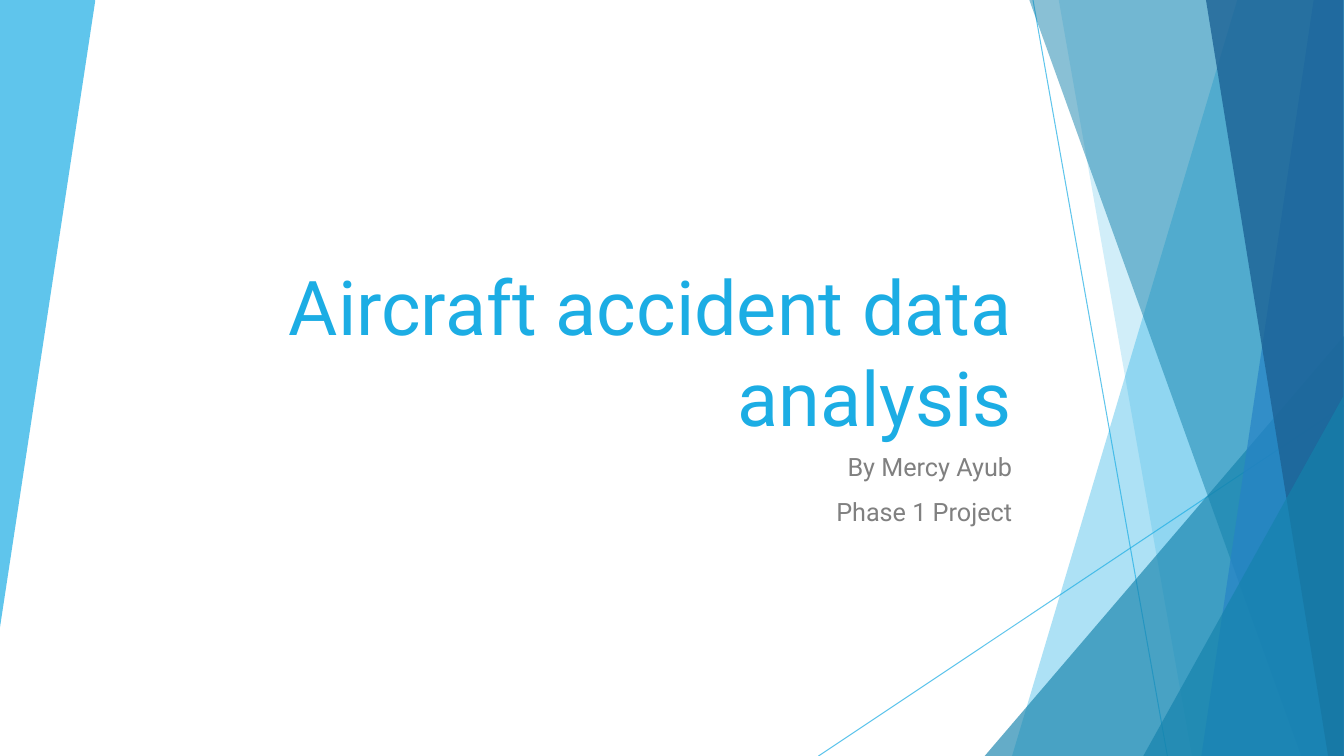
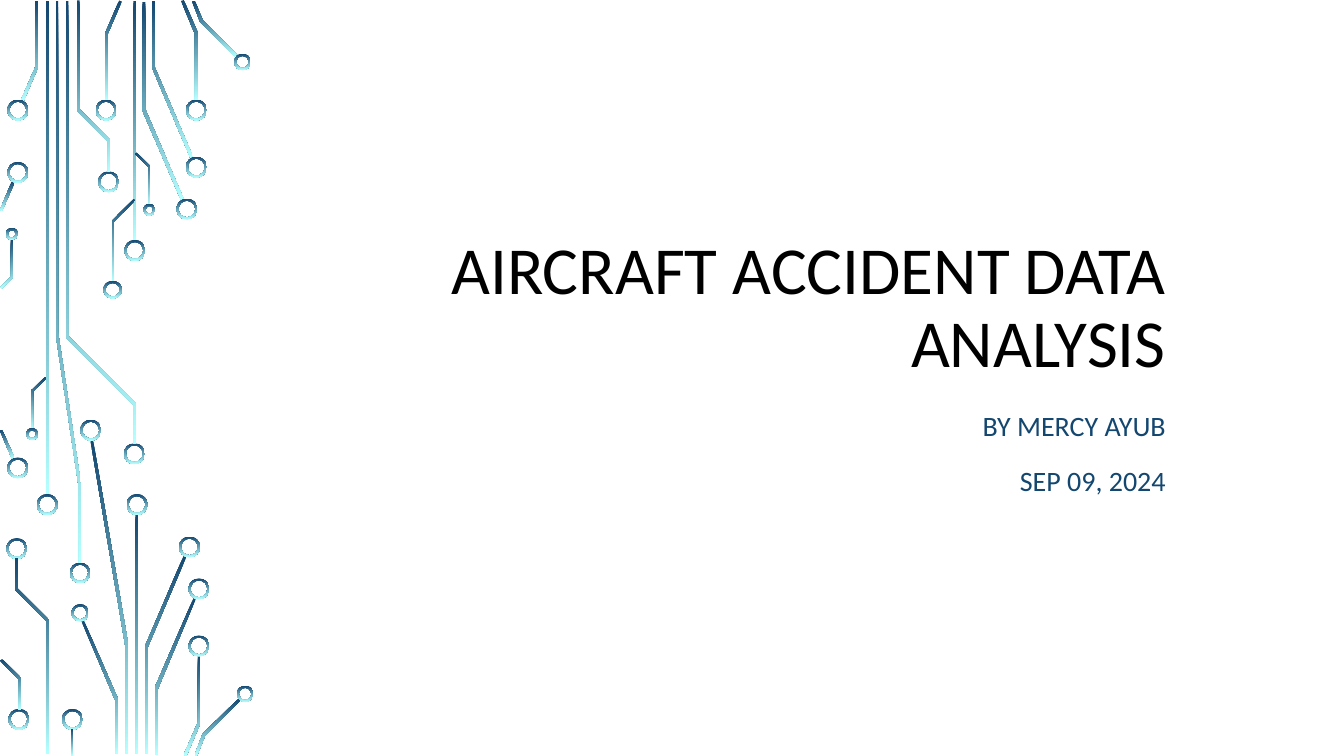
Before and after one commit to mercy-gh/Phase1Project, a slide deck: slide 1 of presentation.pptx. Drawn at 1344x756 pixels with LibreOffice and Linux fonts; fonts in the diff are those of the drawing; background and template pictures are left out. Boxes give left, top, right and bottom in pixels: in the first picture for what was removed or moved away, otherwise in the second. Text is boxed around its words. In the diff, an @@ line names an element or a change of style, - is before the commit and + after.

```diff
--- a/presentation.pptx
+++ b/presentation.pptx
@@ freeform shape: place and size @@
-freeform shape at bbox=[0, 0, 95, 627]
+freeform shape at bbox=[55, 1, 82, 564]
@@ freeform shape at bbox=[55, 1, 82, 564]: fill #1CADE4 at 70% opacity to gradient #134770 to #B4FFFF @@
@@ title at bbox=[451, 250, 1166, 368]: text changed; size 54 to 48 pt; font Roboto to Calibri; text colour #1CADE4 to #000000 @@
-Aircraft accident data analysis
+AIRCRAFT ACCIDENT DATA ANALYSIS
@@ subtitle at bbox=[983, 418, 1166, 495]: text changed; size 18 to 20 pt; font Roboto to Calibri; text colour #808080 to #134770 @@
-By Mercy Ayub
-Phase 1 Project
+BY MERCY AYUB
+SEP 09, 2024
@@ group removed at bbox=[819, 0, 1344, 756]: 5 freeform shapes, 2 lines, 2 triangles @@
@@ group added at bbox=[0, 0, 254, 756]: 49 freeform shapes, 4 rectangles @@
```
Also in this commit, not shown: 2 other slides changed, 9 slides added, 8 slides removed, 5 other files.
